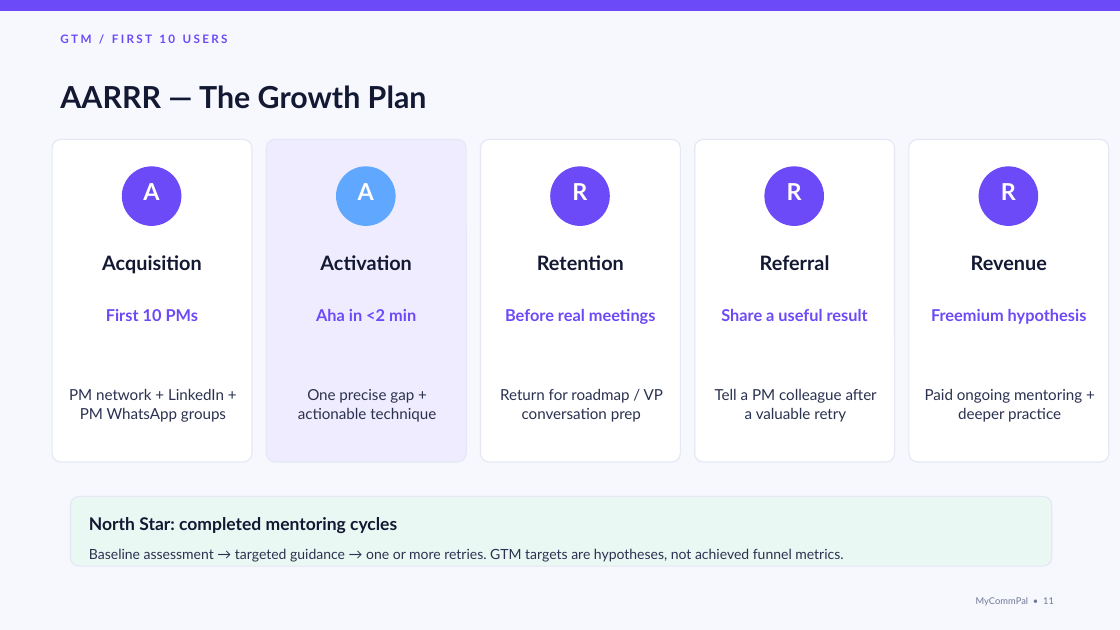
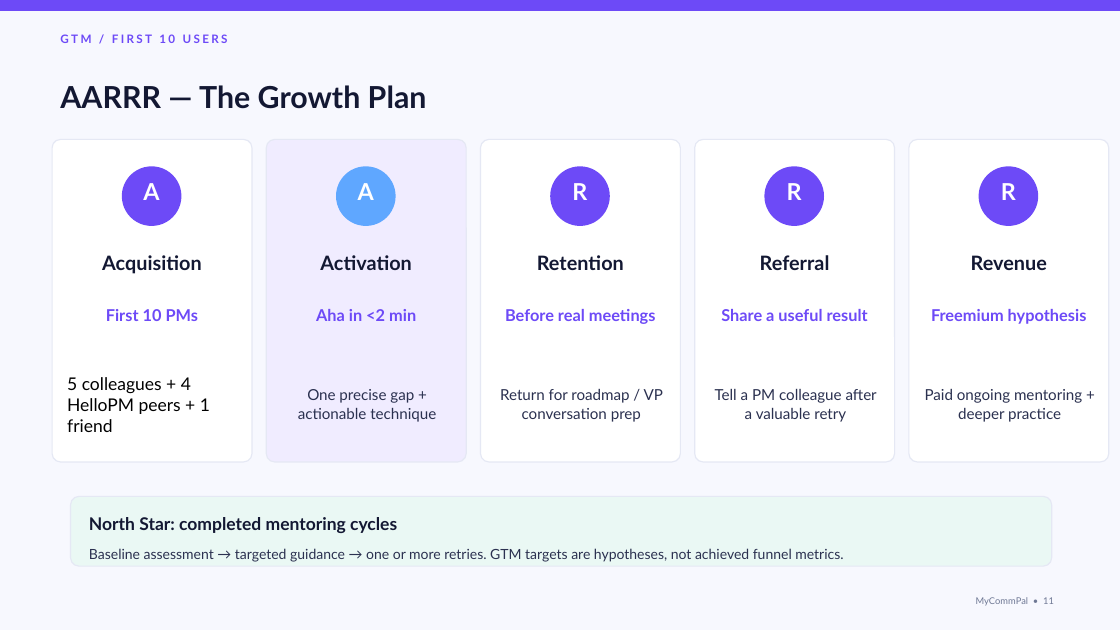
Before and after one commit to ramachinthapalli-ghub/C52-RamaMathur-Assignment4-Submission, a slide deck: slide 11 of Assignment 4 - Rama Mathur C52 - Deck.pptx. Drawn at 1120x630 pixels with LibreOffice and Linux fonts; fonts in the diff are those of the drawing. Boxes give left, top, right and bottom in pixels: in the first picture for what was removed or moved away, otherwise in the second. Text is boxed around its words. In the diff, an @@ line names an element or a change of style, - is before the commit and + after.

```diff
--- a/Assignment 4 - Rama Mathur C52 - Deck.pptx
+++ b/Assignment 4 - Rama Mathur C52 - Deck.pptx
@@ text at bbox=[67, 377, 210, 432]: text changed; size 13 to 15 pt; text colour #2B3150 to #000000 @@
-PM network + LinkedIn + PM WhatsApp groups
+5 colleagues + 4 HelloPM peers + 1 friend
```
Also in this commit, not shown: 2 other slides changed, 9 other files.
